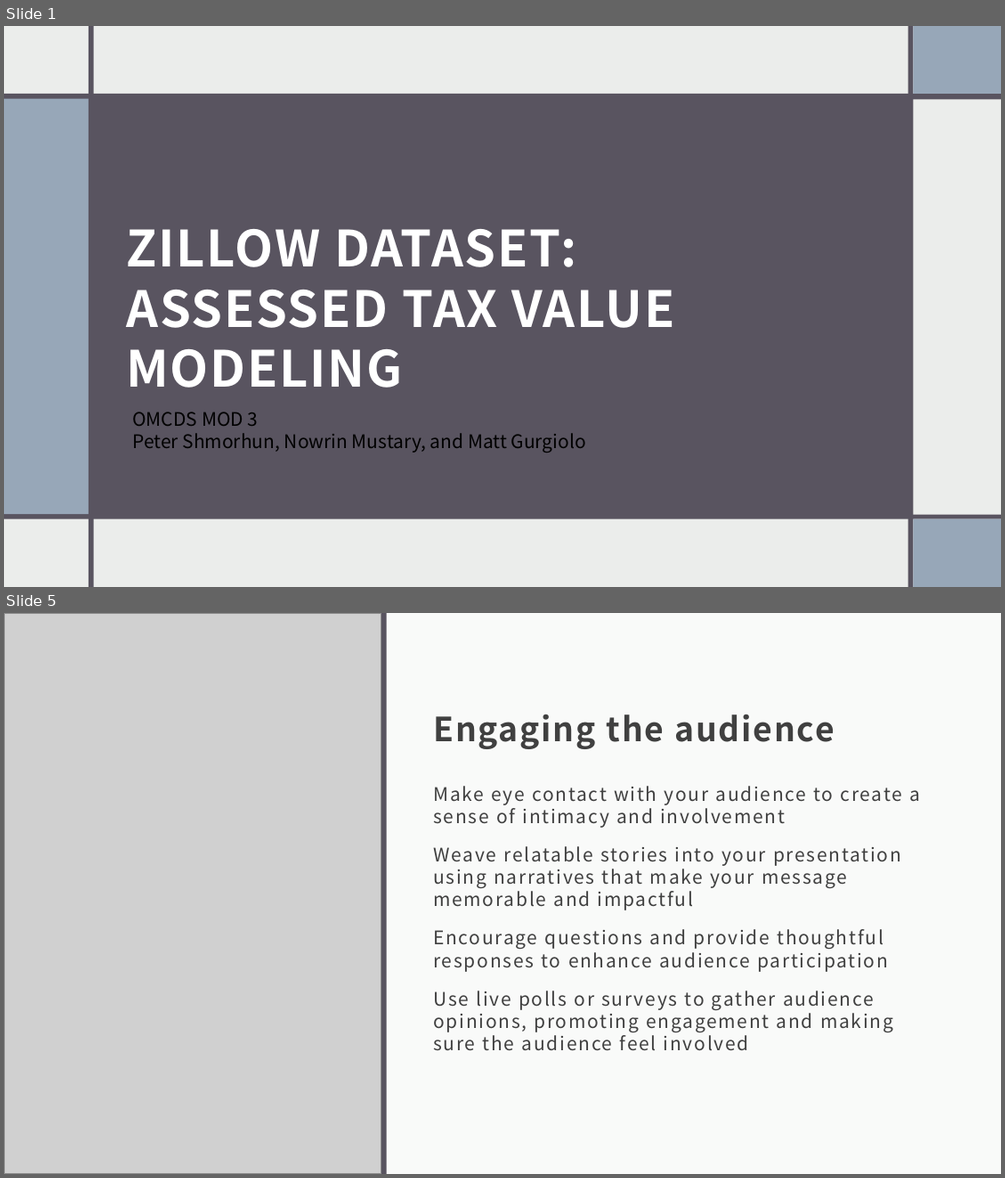
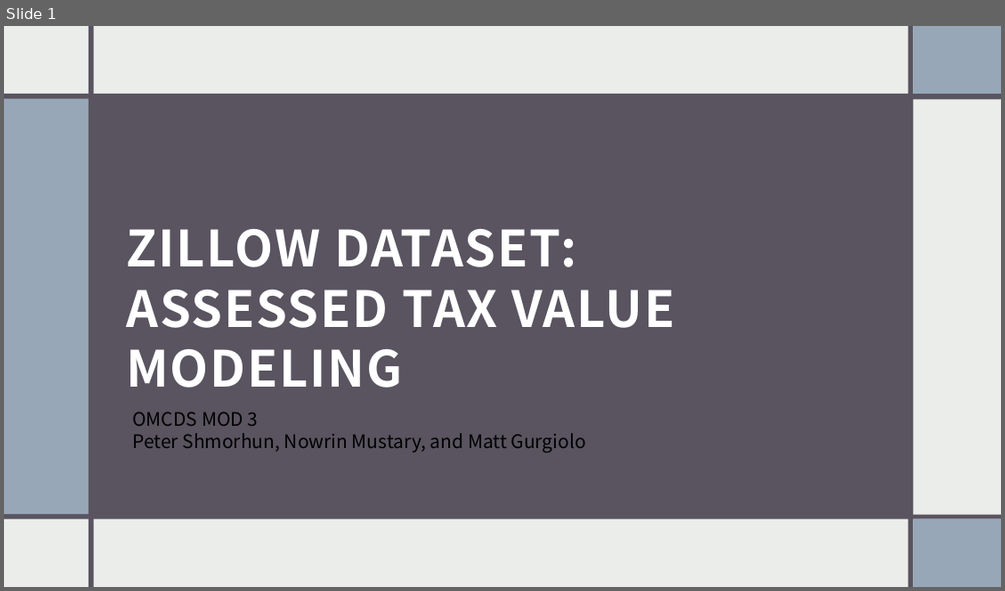
Before and after one commit to shmorhunmsds/ml_final_project, a slide deck: presentation.pptx. Shown one above the other, each under a label of ours: slides 1 and 5 before the commit, slide 1 after it; the slides between them are not shown. The pictures are 1005x1178 and 1005x591 pixels, drawn with LibreOffice and Linux fonts; fonts in the diff are those of the drawing; grey boxes stand for pictures. Boxes give left, top, right and bottom in pixels: in the first picture for what was removed or moved away, otherwise in the second. Text is boxed around its words. In the diff, an @@ line names an element or a change of style, - is before the commit and + after.

```diff
--- a/presentation.pptx
+++ b/presentation.pptx
@@ slide 5 removed at box(4, 613, 1001, 1174), background #EBEDEB @@
@@ picture removed at box(4, 613, 381, 1174) @@
@@ rectangle removed at box(381, 613, 387, 1174) @@
@@ rectangle removed at box(387, 613, 1001, 1174) @@
@@ title removed at box(433, 714, 834, 749) @@
-Engaging the audience
@@ text removed at box(433, 786, 920, 1051) @@
-Make eye contact with your audience to create a sense of intimacy and involvement
-Weave relatable stories into your presentation using narratives that make your message memorable and impactful
-Encourage questions and provide thoughtful responses to enhance audience participation
-Use live polls or surveys to gather audience opinions, promoting engagement and making sure the audience feel involved
```
Also in this commit, not shown: 4 slides changed, 7 slides added, 7 other slides removed.
